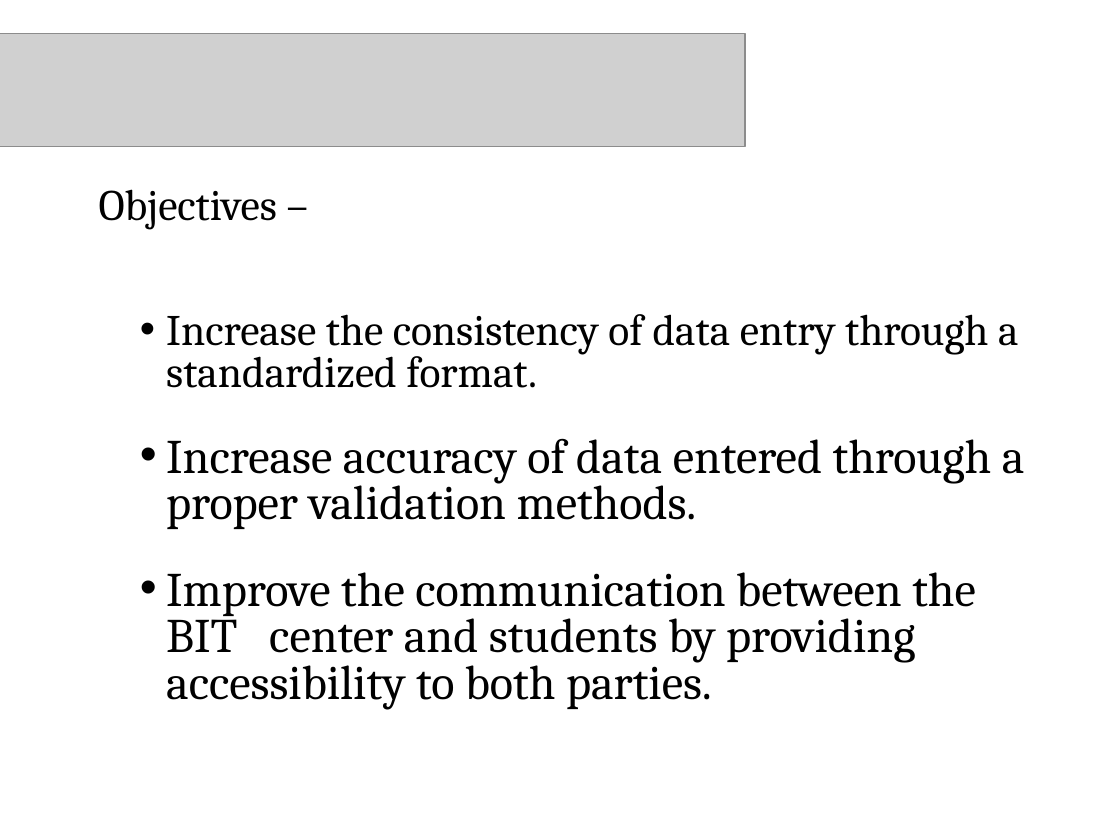
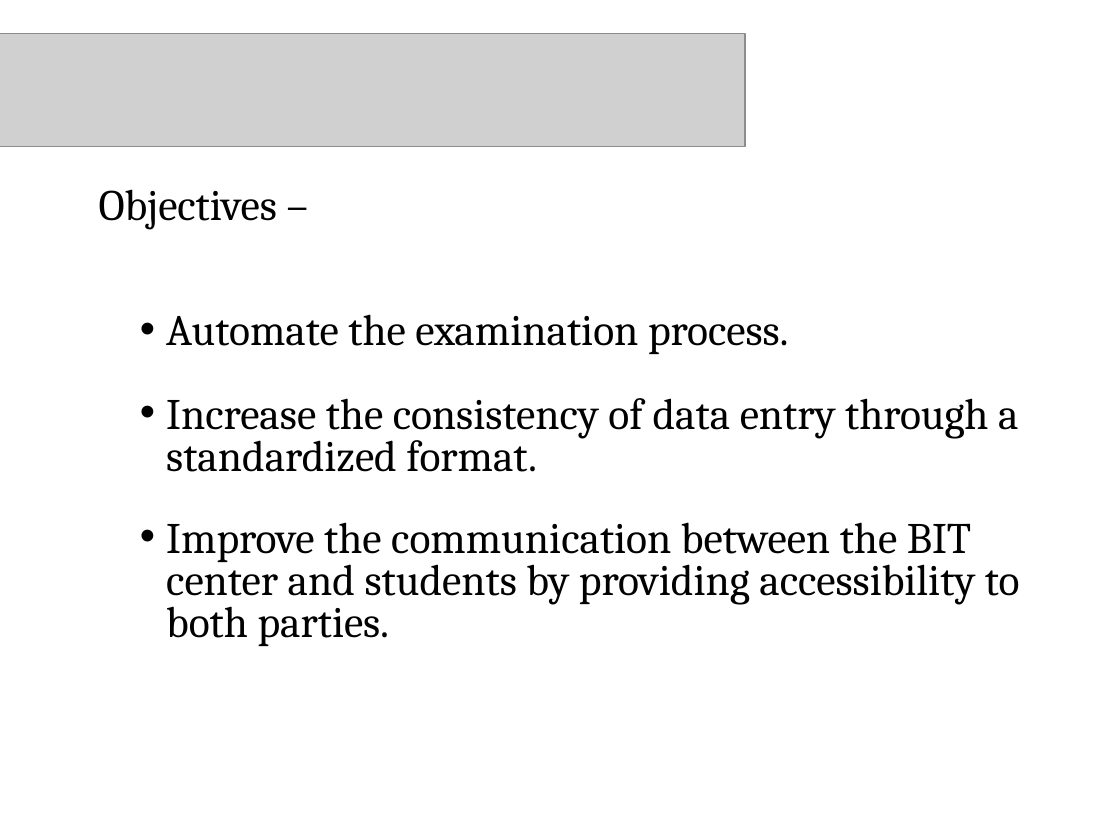
Before and after one commit to charitha09/BIT-Information-Management-System, a slide deck: slide 10 of Documents/Group14.ppt. Drawn at 1120x840 pixels with LibreOffice and Linux fonts; fonts in the diff are those of the drawing; grey boxes stand for pictures; background and template pictures are left out. Boxes give left, top, right and bottom in pixels: in the first picture for what was removed or moved away, otherwise in the second. Text is boxed around its words. In the diff, an @@ line names an element or a change of style, - is before the commit and + after.

```diff
--- a/Documents/Group14.ppt
+++ b/Documents/Group14.ppt
@@ text at [166,314,789,354]: paragraph added @@
+• Automate the examination process.
@@ text at [166,438,1025,529]: paragraph removed @@
-• Increase accuracy of data entered through a proper validation methods.
@@ text at [166,522,1020,646]: size 31 to 28 pt in "Improve the communication between the BIT center ..." @@
```
Also in this commit, not shown: 9 other slides changed, 4 slides added, 6 slides removed.
